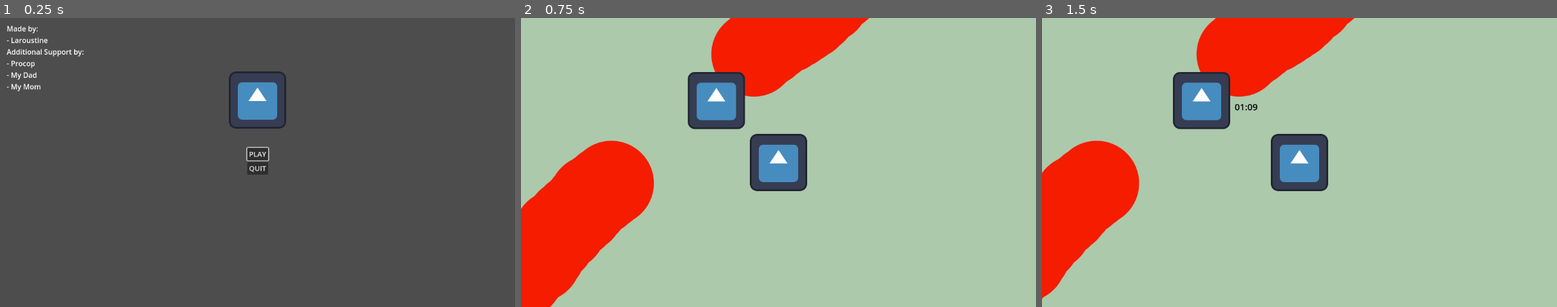
Above: before the commit, frames 1-3 (left to right).
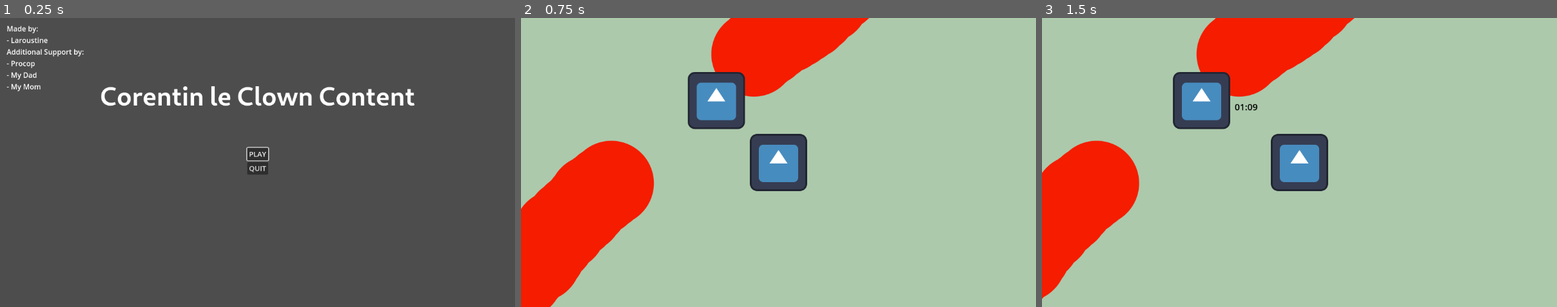
Above: after the commit, the same moments.

Repository: Laroustine/Global-GameJam_2024
Game: Godot game, scene res://menu/menu.tscn
Same seed, same stepped clock (60 frames per second), same inputs: the game is played once before the commit and once after it. The engine's default icon, where the game draws it, is replaced by a stand-in: a white triangle on a blue panel in a dark square.
Inputs:
- Up to frame 1 (0.25 s): no input
- Up to frame 2 (0.75 s): click "PLAY" at 0.5 s
- Up to frame 3 (1.5 s): tap Enter (ui_accept) at 1.25 s; hold Right (ui_right) from 1.28 s (still down)

The runs differ from the first frame. In frame 1, 2.6% of the frame differs, in the area x 19-81%, y 18-39%; in frame 2, nothing differs; in frame 3, nothing differs.

Commit message:
[UPD] Small visual improvement for UI in main Menu

Diff:
--- a/menu/menu.tscn
+++ b/menu/menu.tscn
@@ -1,7 +1,7 @@
 [gd_scene load_steps=3 format=3 uid="uid://cmlvbju0fwikc"]
 
-[ext_resource type="Texture2D" uid="uid://dtmqop2w18wf8" path="res://icon.svg" id="1_2bagg"]
 [ext_resource type="Script" path="res://menu/menu.gd" id="1_wr3yx"]
+[ext_resource type="Texture2D" uid="uid://btk6nw5w4jk7q" path="res://texture/Title.png" id="2_y7ofc"]
 
 [node name="Main_Menu" type="Control"]
 layout_mode = 3
@@ -10,6 +10,8 @@
 anchor_bottom = 1.0
 grow_horizontal = 2
 grow_vertical = 2
+size_flags_horizontal = 4
+size_flags_vertical = 4
 script = ExtResource("1_wr3yx")
 
 [node name="VBoxContainer" type="VBoxContainer" parent="."]
@@ -39,7 +41,8 @@
 
 [node name="Logo" type="Sprite2D" parent="."]
 position = Vector2(576, 184)
-texture = ExtResource("1_2bagg")
+scale = Vector2(0.7, 0.7)
+texture = ExtResource("2_y7ofc")
 
 [node name="Label" type="Label" parent="."]
 layout_mode = 0
